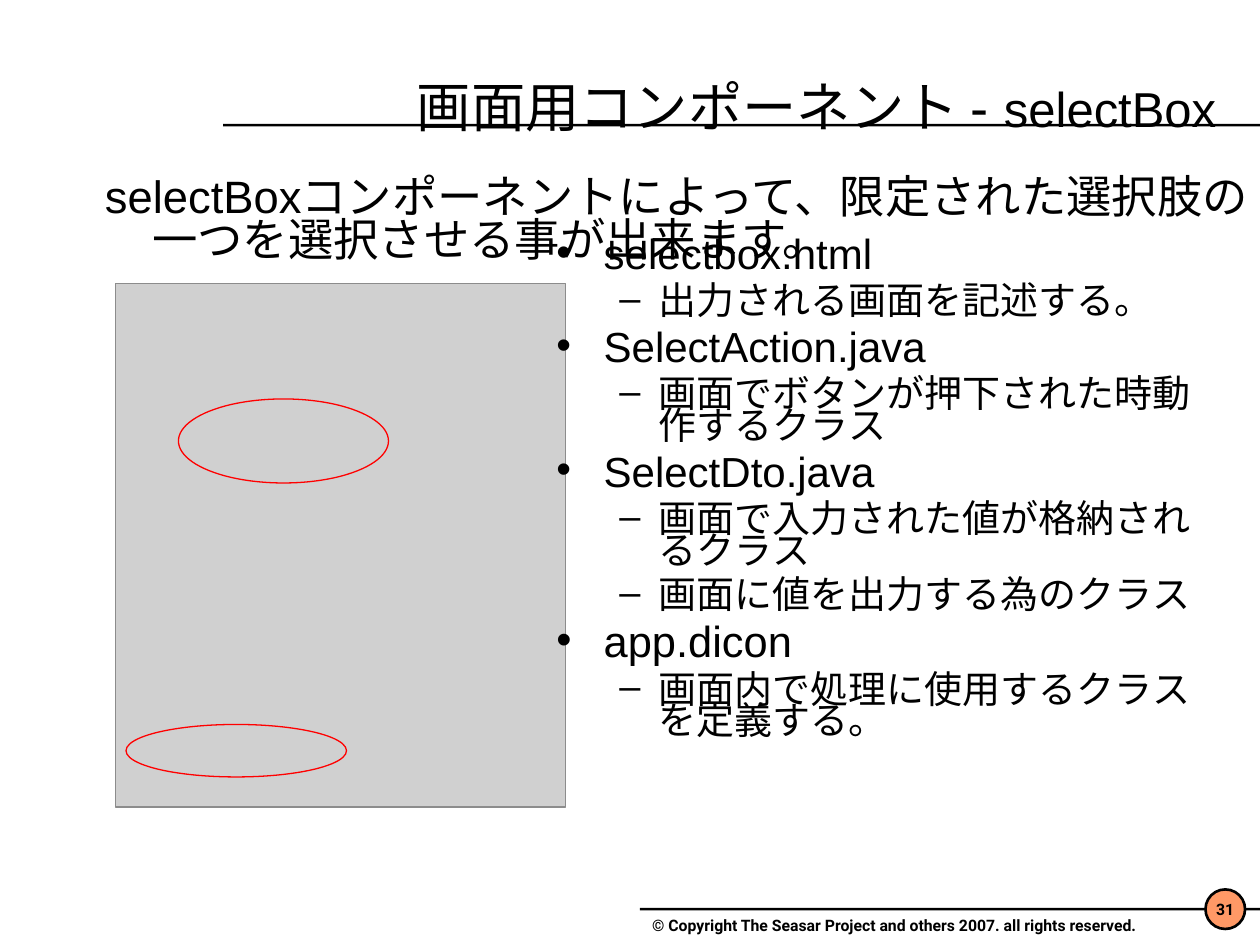
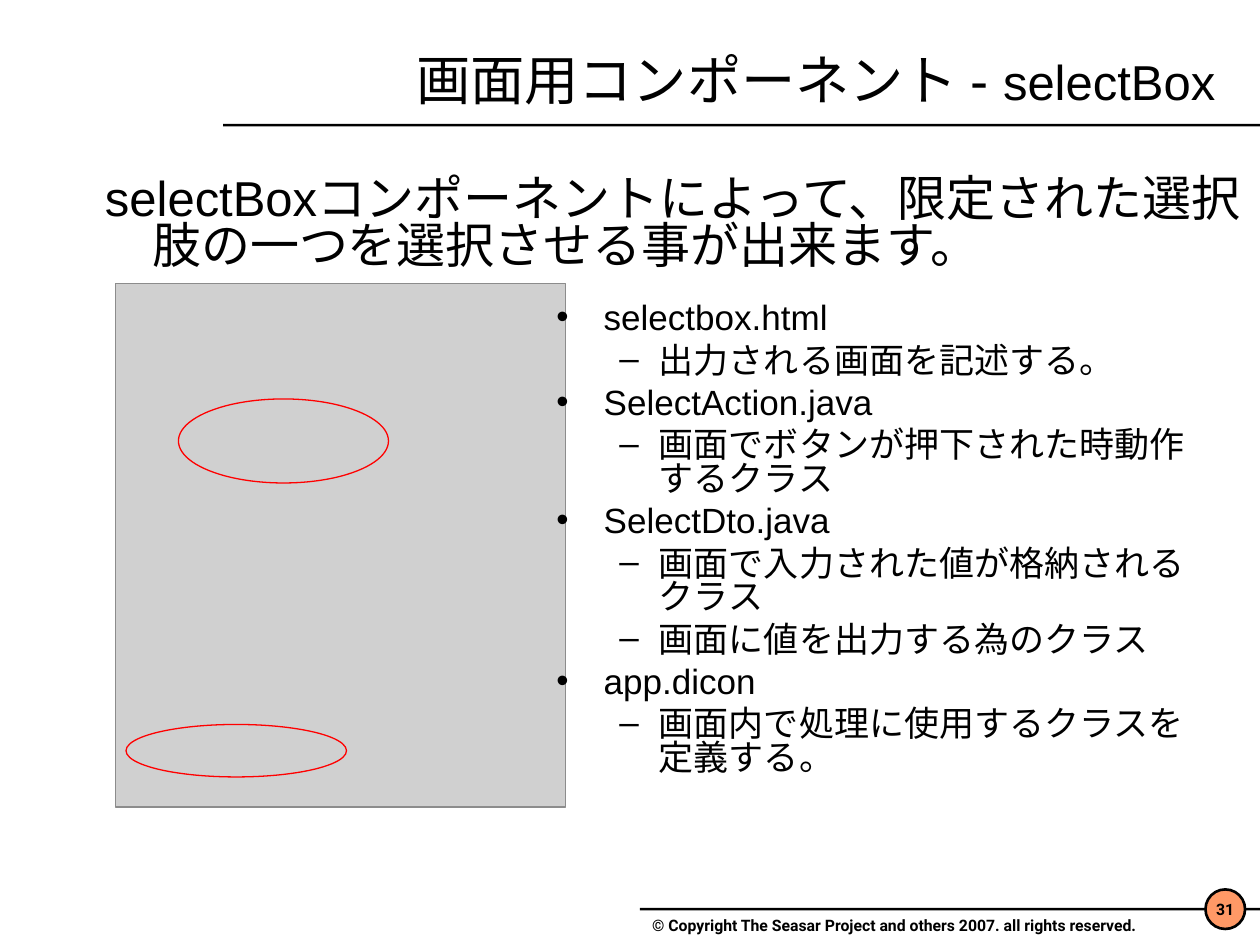
Before and after one commit to seasarorg/seasar2, a slide deck: slide 31 of seasar2_tutorial/S2JSF.ppt. Drawn at 1260x945 pixels with LibreOffice and Linux fonts; fonts in the diff are those of the drawing; grey boxes stand for pictures; background and template pictures are left out. Boxes give left, top, right and bottom in pixels: in the first picture for what was removed or moved away, otherwise in the second. Text is boxed around its words. In the diff, an @@ line names an element or a change of style, - is before the commit and + after.

Commit message:
パワーポイントのレイアウトのずれを修正。

```diff
--- a/seasar2_tutorial/S2JSF.ppt
+++ b/seasar2_tutorial/S2JSF.ppt
@@ title "画面用コンポーネント - selectBox": place and size @@
-title "画面用コンポーネント - selectBox" at (417, 81, 1216, 132)
+title "画面用コンポーネント - selectBox" at (416, 54, 1215, 105)
@@ text "selectBoxコンポーネントによって、限定された選択肢の一つを選択させる事が出来ます。" at (105, 177, 1241, 267): size 25.9 to 28 pt @@
@@ text "selectbox.html": place and size @@
-text "selectbox.html" at (604, 236, 1191, 737)
+text "selectbox.html" at (604, 304, 1185, 773)
@@ text "selectbox.html" at (604, 304, 1185, 773): size 24 to 20 pt in "selectbox.html", "SelectAction.java", "SelectDto.java"; size 21.7 to 20 pt in "出力される画面を記述する。", "画面でボタンが押下された時動作するクラス", "画面で入力された値が格納されるクラス", "画面に値を出力する為のクラス" and 1 more places; size 24.8 to 20 pt in "app.dicon"; line spacing 0.7 to 0.8; less space between paragraphs @@
```
Also in this commit, not shown: 21 other slides changed, 3 other files.
